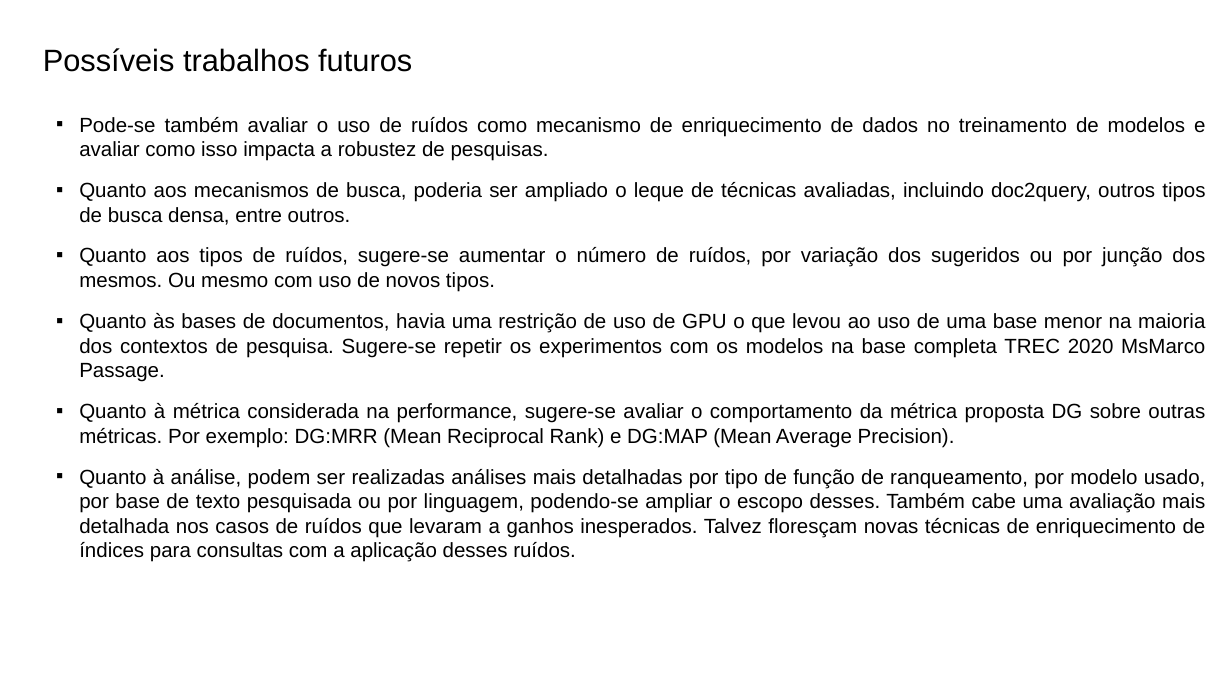
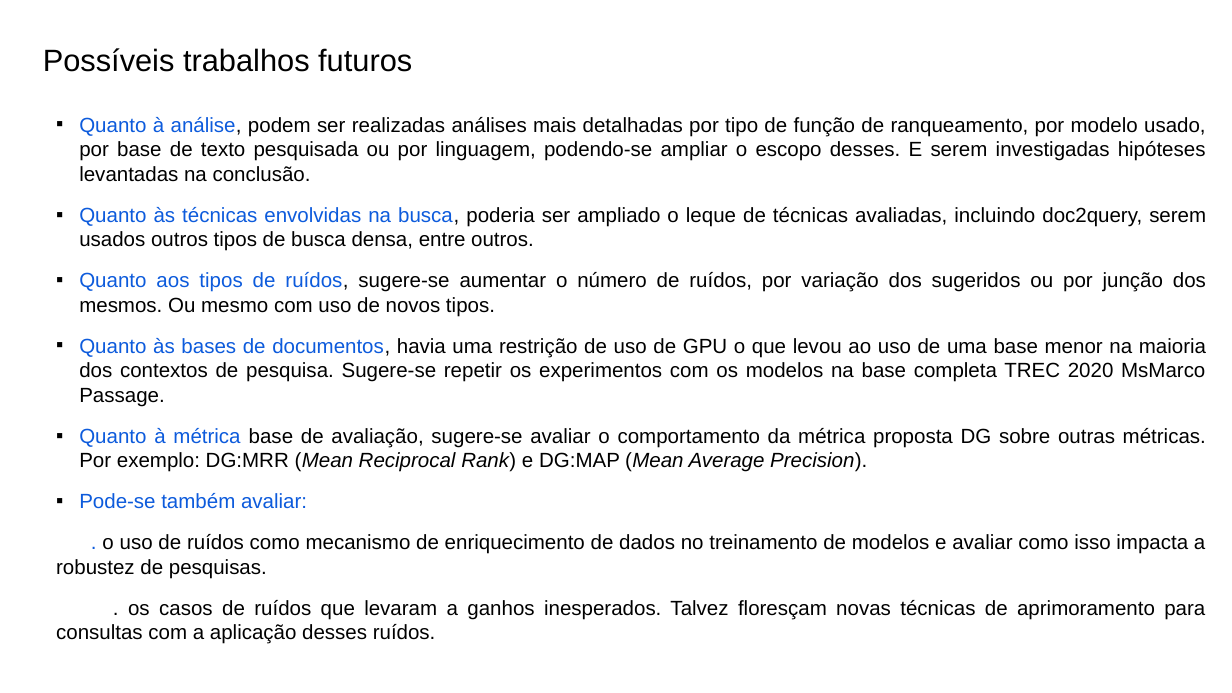
Before and after one commit to leonardo3108/robustez-query, a slide deck: slide 12 of docs/presentations/Apresentação final - 20211209.pptx. Drawn at 1232x693 pixels with LibreOffice and Linux fonts; fonts in the diff are those of the drawing. Boxes give left, top, right and bottom in pixels: in the first picture for what was removed or moved away, otherwise in the second. Text is boxed around its words. In the diff, an @@ line names an element or a change of style, - is before the commit and + after.

```diff
--- a/docs/presentations/Apresentação final - 20211209.pptx
+++ b/docs/presentations/Apresentação final - 20211209.pptx
@@ text at box(79, 117, 1206, 251): text changed @@
-▪ Pode-se também avaliar o uso de ruídos como mecanismo de enriquecimento de dados no treinamento de modelos e avaliar como isso impacta a robustez de pesquisas.
-▪ Quanto aos mecanismos de busca, poderia ser ampliado o leque de técnicas avaliadas, incluindo doc2query, outros tipos de busca densa, entre outros.
+▪ Quanto à análise, podem ser realizadas análises mais detalhadas por tipo de função de ranqueamento, por modelo usado, por base de texto pesquisada ou por linguagem, podendo-se ampliar o escopo desses. E serem investigadas hipóteses levantadas na conclusão.
+▪ Quanto às técnicas envolvidas na busca, poderia ser ampliado o leque de técnicas avaliadas, incluindo doc2query, serem usados outros tipos de busca densa, entre outros.
@@ text at box(79, 272, 1206, 407): text colour #000000 to #0D5BDC in "Quanto aos tipos de ruídos,", "Quanto às bases de documentos," @@
@@ text at box(56, 428, 1206, 644): text changed @@
-▪ Quanto à métrica considerada na performance, sugere-se avaliar o comportamento da métrica proposta DG sobre outras métricas. Por exemplo: DG:MRR (Mean Reciprocal Rank) e DG:MAP (Mean Average Precision).
-▪ Quanto à análise, podem ser realizadas análises mais detalhadas por tipo de função de ranqueamento, por modelo usado, por base de texto pesquisada ou por linguagem, podendo-se ampliar o escopo desses. Também cabe uma avaliação mais detalhada nos casos de ruídos que levaram a ganhos inesperados. Talvez floresçam novas técnicas de enriquecimento de índices para consultas com a aplicação desses ruídos.
+▪ Quanto à métrica base de avaliação, sugere-se avaliar o comportamento da métrica proposta DG sobre outras métricas. Por exemplo: DG:MRR (Mean Reciprocal Rank) e DG:MAP (Mean Average Precision).
+▪ Pode-se também avaliar:
+      . o uso de ruídos como mecanismo de enriquecimento de dados no treinamento de modelos e avaliar como isso impacta a robustez de pesquisas.
+. os casos de ruídos que levaram a ganhos inesperados. Talvez floresçam novas técnicas de aprimoramento para consultas com a aplicação desses ruídos.
```
Also in this commit, not shown: 3 other slides changed, 2 other files.
